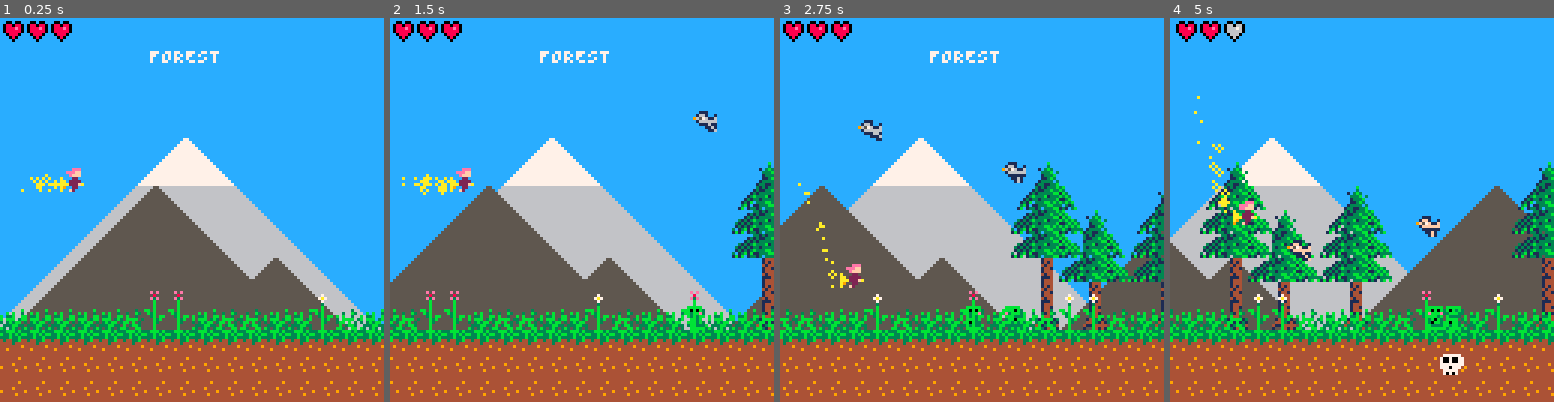
Above: before the commit, frames 1-4 (left to right).
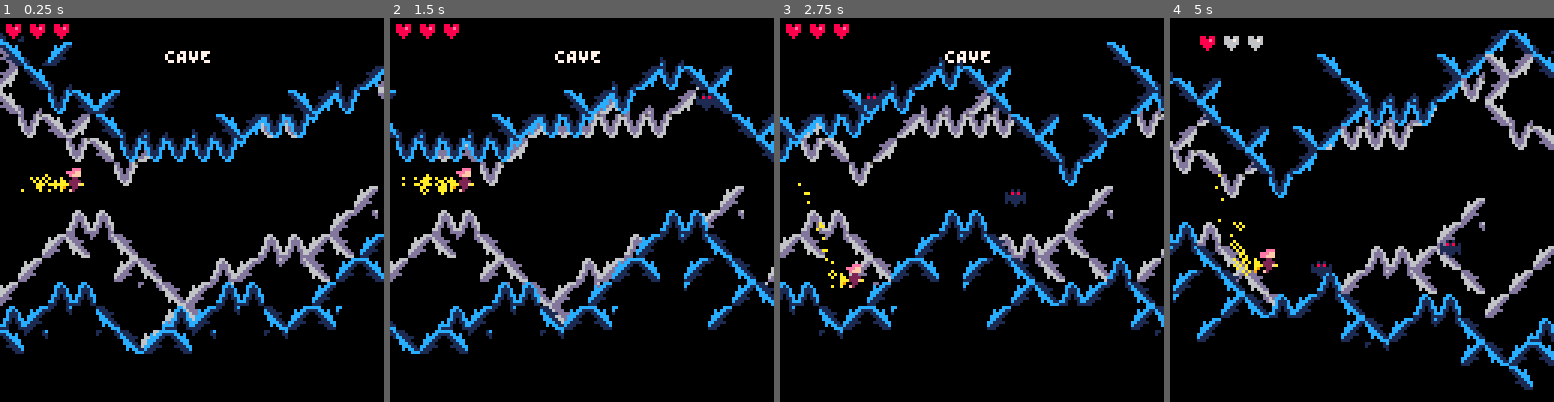
Above: after the commit, the same moments.

Repository: theGEBIRGE/BARBARA
Game: PICO-8 cartridge barbara.p8
Two runs of this game, one before a commit and one after it. Both use one fixed random seed, a clock stepped at 60 frames per second and the inputs below.
Inputs:
- Up to frame 1 (0.25 s): no input
- Up to frame 2 (1.5 s): tap X (X key) at 1.07 s
- Up to frame 3 (2.75 s): tap X (X key) at 2.07, 2.4, 2.73 s; hold Down from 2.42 s (still down)
- Up to frame 4 (5 s): release Down at 2.82 s; tap X (X key) every 0.33 s from 3.07 to 4.73 s; hold Up 3.58-4.08 s; hold Down from 4.58 s (still down)

The runs differ from the first frame. In frame 1, 96% of the frame differs, in the area x 0-100%, y 0-100%; in frame 2, 96%; in frame 3, 96%; in frame 4, 97%.

Commit message:
Place enemies in the cave

Diff:
--- a/barbara.p8
+++ b/barbara.p8
@@ -7,7 +7,7 @@
 function _init()
   init_globals()
   init_objects()
-  change_scene("FOREST")
+  change_scene("CAVE")
 end
 
 function init_globals()
@@ -565,12 +566,32 @@
   }
 
   all_e["CAVE"] = {
-    [20] = {bat(55, 0.75)},
-    [40] = {bat(55, 0.75)},
-    [45] = {bat(55, 0.75)},
-    [49] = {bat(55, 0.75)},
-    [53] = {bat(55, 0.75)},
-    [70] = {bat(55, 0.75)},
+    [20] = {bat(25, 1.0)},
+    [23] = {bat(55, 1.0)},
+    [30] = {bat(68, 0.6)},
+    [32] = {bat(77, 2.0)},
+    [40] = {bat(10, 0.75)},
+    [50] = {bat(33, 1.50)},
+    [58] = {bat(13, 0.75)},
+    [65] = {bat(66, 0.5)},
+    [71] = {bat(16, 0.75)},
+    [77] = {bat(59, 0.75)},
+    [95] = {bat(55, 0.75)},
+    [100] = {bat(29, 1.75),
+    [108] = {bat(42, 0.6)},
+    [112] = {bat(12, 0.75)},
+    [120] = {bat(55, 2.75)},
+    [124] = {bat(20, 1.75)},
+    [132] = {bat(60, 1.5)}},
+    [144] = {bat(20, 1.75)},
+    [155] = {bat(18, 1.0)},
+    [162] = {bat(33, 1.25)},
+    [165] = {bat(40, 1.75)},
+    [177] = {bat(64, 1.0)},
+    [185] = {bat(15, 1.5)},
+    [188] = {bat(35, 1.8)},
+    [192] = {bat(20, 1.0)},
+    [200] = {bat(13, 0.75)},
   }
 end
 
